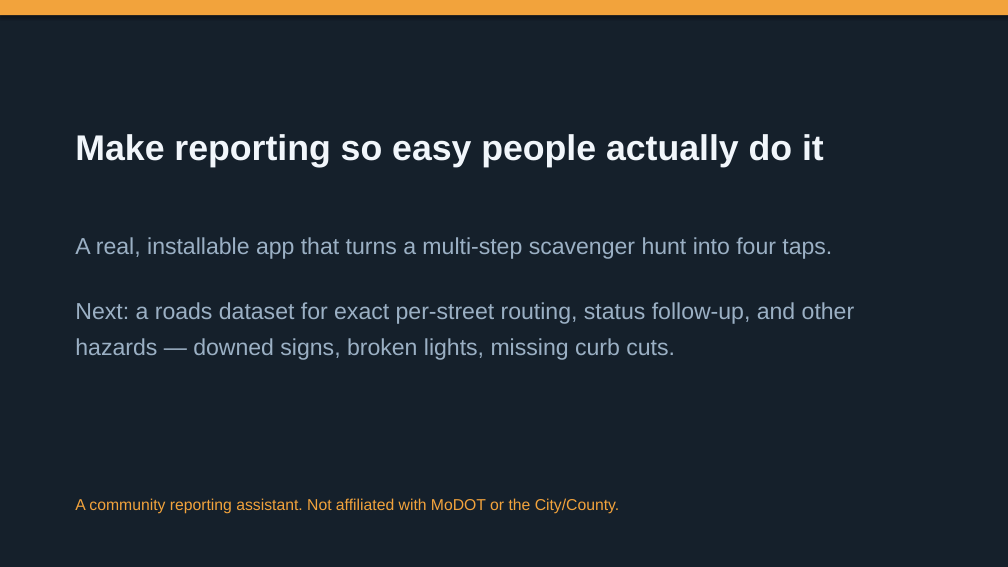
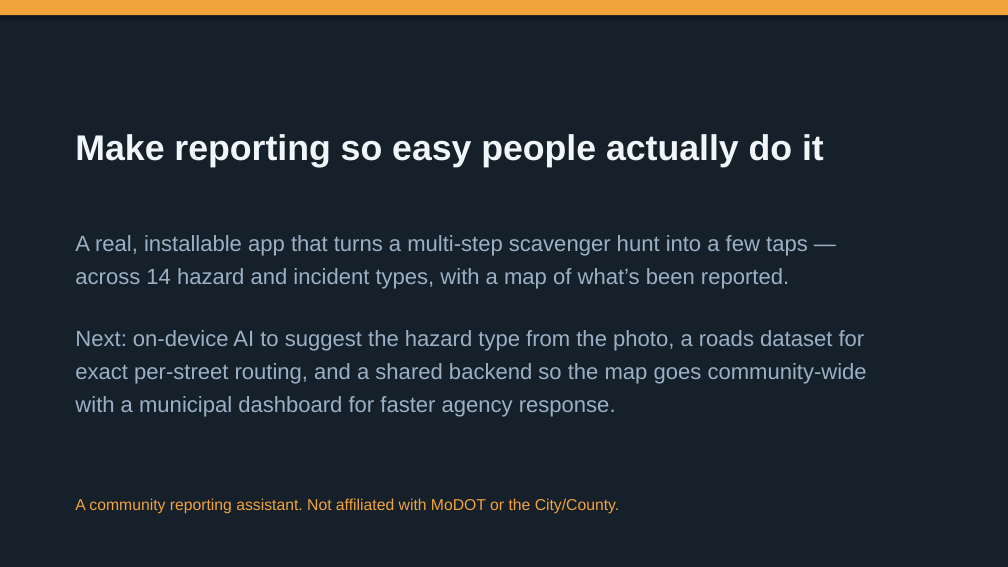
Before and after one commit to rvenky76/potholepal-stl, a slide deck: slide 8 of demo/HazardHub-CAC-deck.pptx (slide 7 before the commit). Drawn at 1008x567 pixels with LibreOffice and Linux fonts; fonts in the diff are those of the drawing. Boxes give left, top, right and bottom in pixels: in the first picture for what was removed or moved away, otherwise in the second. Text is boxed around its words. In the diff, an @@ line names an element or a change of style, - is before the commit and + after.

```diff
--- a/demo/HazardHub-CAC-deck.pptx
+++ b/demo/HazardHub-CAC-deck.pptx
@@ text at box(75, 235, 867, 417): text changed; size 22 to 21 pt @@
-A real, installable app that turns a multi-step scavenger hunt into four taps.
-Next: a roads dataset for exact per-street routing, status follow-up, and other
-hazards — downed signs, broken lights, missing curb cuts.
+A real, installable app that turns a multi-step scavenger hunt into a few taps —
+across 14 hazard and incident types, with a map of what’s been reported.
+Next: on-device AI to suggest the hazard type from the photo, a roads dataset for
+exact per-street routing, and a shared backend so the map goes community-wide
+with a municipal dashboard for faster agency response.
```
Also in this commit, not shown: 1 other slide changed, 1 slide added, 17 other files.
